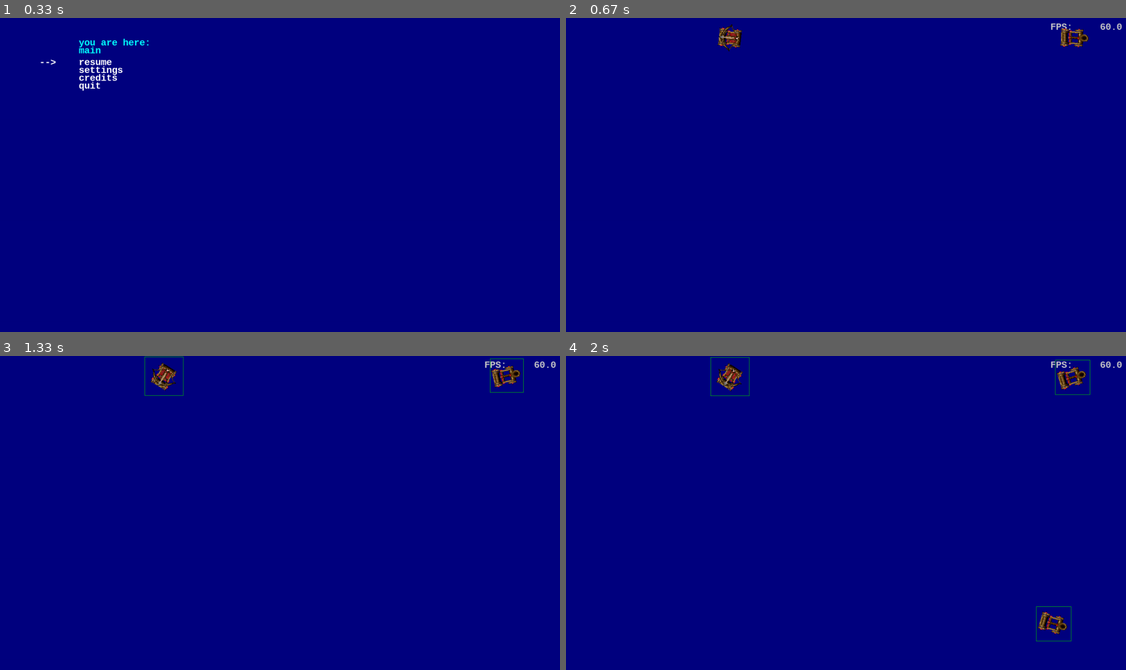
Above: before the commit, frames 1-4 (two rows, left to right).
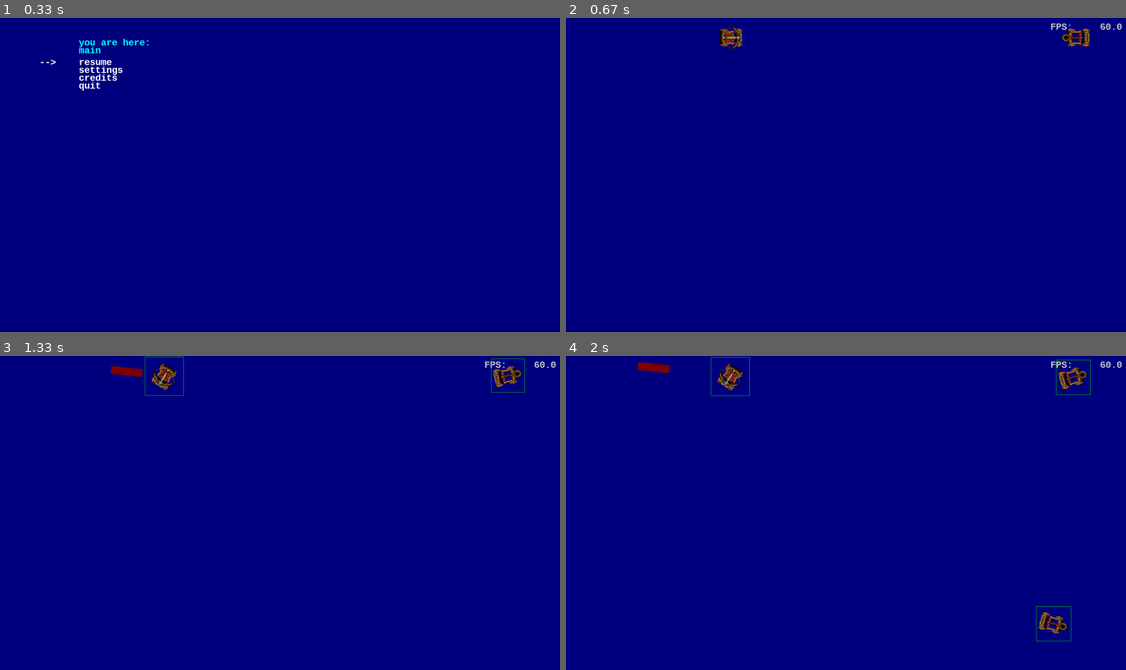
Above: after the commit, the same moments.

Repository: horstjens/catapults3d
Game: pygame game, started from catapult3d.py
Two runs of this game, one before a commit and one after it. Both use one fixed random seed, a clock stepped at 60 frames per second and the inputs below.
Inputs (mouse positions are in pixels of both pictures, inside the frame that each line leads up to):
- Up to frame 1 (0.33 s): no input
- Up to frame 2 (0.67 s): tap Enter at 0.33 s
- Up to frame 3 (1.33 s): tap S at 0.67 s; click (106, 465) at 1.05 s
- Up to frame 4 (2 s): tap C at 1.4, 1.7 s; click (1053, 622) at 1.42 s; click (644, 503) at 1.88 s

Frame 1 is identical in both runs. In frame 2, 0.5% of the frame differs, in the area x 27-94%, y 1-11%; in frame 3, 0.6%, in the area x 19-94%, y 0-13%; in frame 4, 0.6%.

Commit message:
javelin autofire for ballista

Diff:
--- a/catapult3d.py
+++ b/catapult3d.py
@@ -302,6 +302,21 @@
             elif self.warp_on_edge:
                 self.pos.y = 0
 
+
+class Javelin(VectorSprite):
+
+    def _overwrite_parameters(self):
+        self.speed = 150
+
+
+    def create_image(self):
+        self.image = pygame.surface.Surface((80,20))
+        self.image.fill((128,0,0))
+        self.image.set_colorkey((0,0,0))
+        self.image.convert_alpha()
+        self.image0 = self.image.copy()
+        self.rect = self.image.get_rect()
+
 class Ballista(VectorSprite):
 
     def _overwrite_parameters(self):
@@ -327,14 +342,17 @@
         angle = -dist.angle_to(rightvector)
         #print(angle)
         #if self.angle == round(angle, 0):
-        self.move = dist
-        self.set_angle(angle)
-        #else:
-        #    self.move = pygame.math.Vector2(0,0)
-        #    self.rotate_to(angle*seconds)
         if self.selected:
+            self.move = dist
+            self.set_angle(angle)
             pygame.draw.rect(self.image, (0,200,0), (0,0,self.rect.width, self.rect.height),1)
-
+        # ------ fire sometimes ----
+        if random.random() < 0.01:
+            p = pygame.math.Vector2(self.pos.x, self.pos.y)
+            m = pygame.math.Vector2(1,0)
+            m.rotate_ip(self.angle)
+            m *= 150
+            Javelin(pos=p,move=m, angle= self.angle, bossnumber=self.number)
 
 class Catapult(VectorSprite):
 
@@ -377,12 +395,9 @@
         angle = -dist.angle_to(rightvector)
         #print(angle)
         #if self.angle == round(angle, 0):
-        self.move = dist
-        self.set_angle(angle)
-        #else:
-        #    self.move = pygame.math.Vector2(0,0)
-        #    self.rotate_to(angle*seconds)
         if self.selected:
+            self.move = dist
+            self.set_angle(angle)
             pygame.draw.rect(self.image, (0,200,0), (0,0,self.rect.width, self.rect.height),1)
 
 
